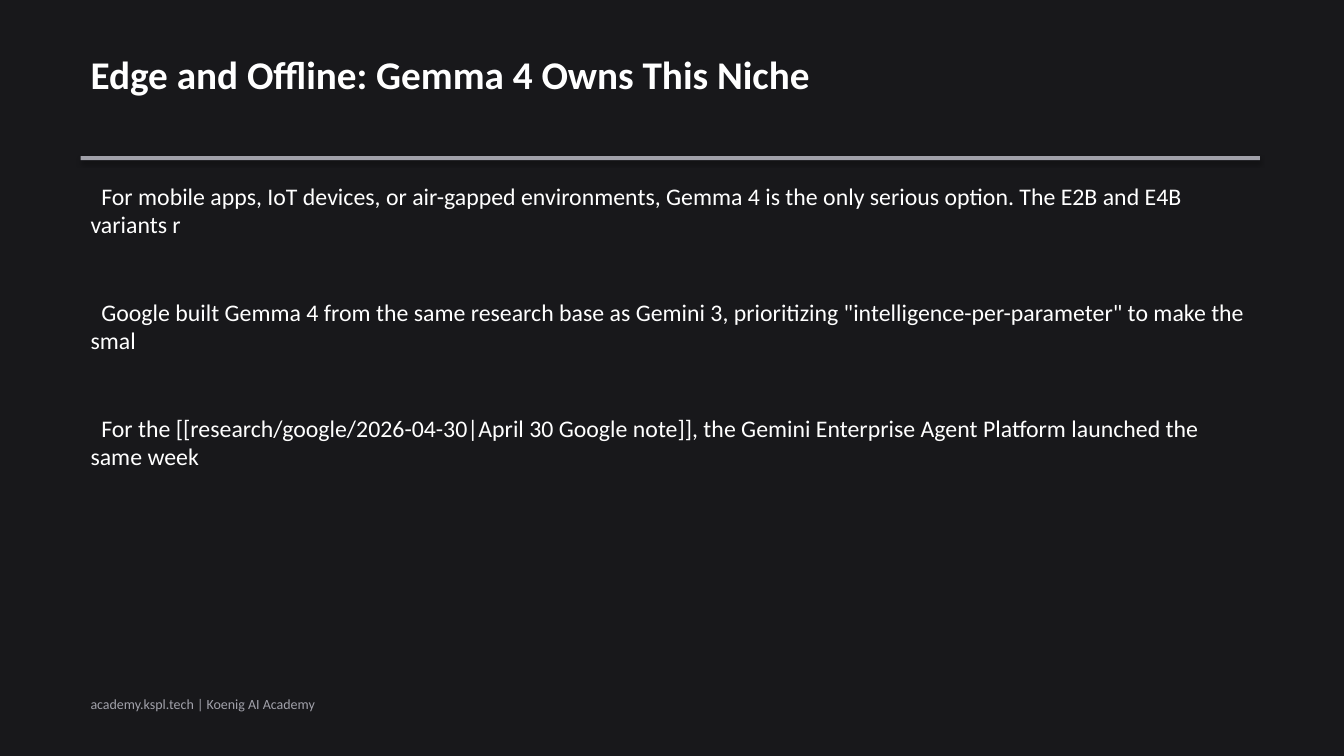
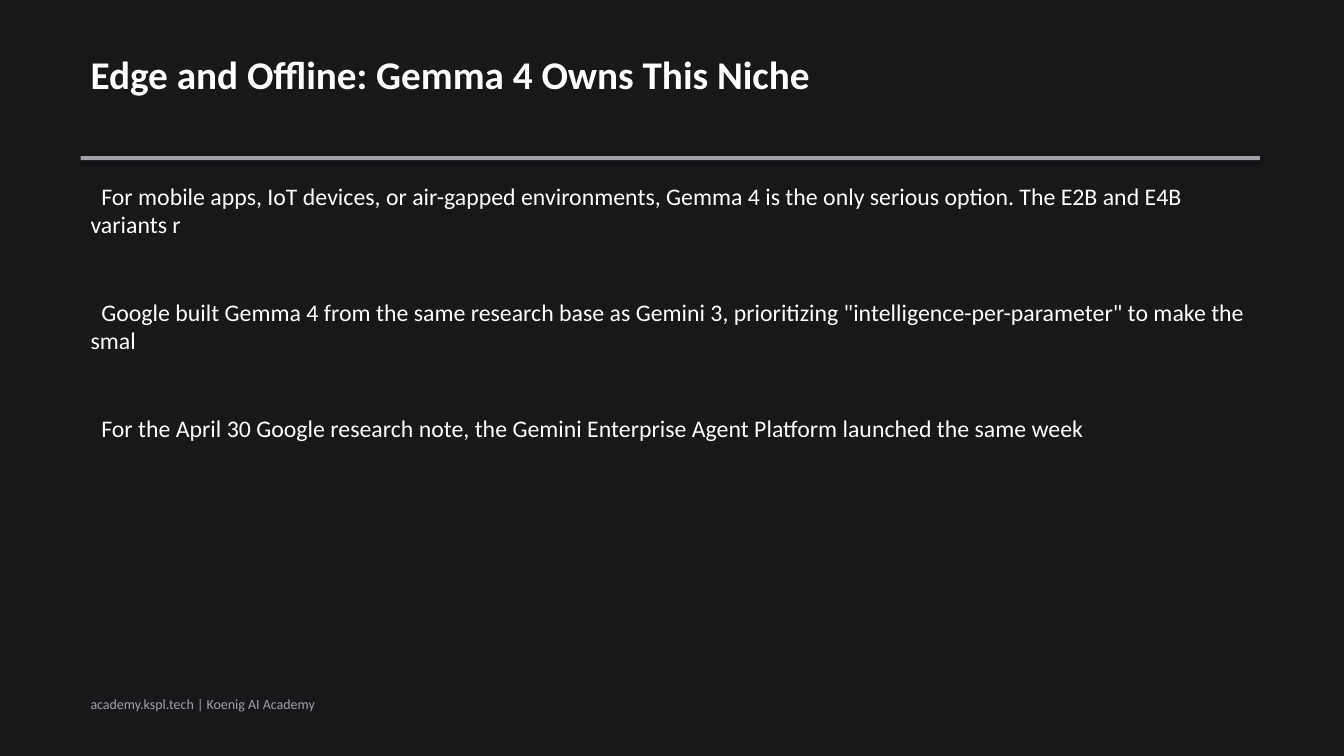
Before and after one commit to Koenig-Solutions-Private-Limited/koenig-ai-org, a slide deck: slide 3 of vault/blogs/gemma-4-vs-llama-4-vs-qwen-3-5/slides.pptx. Drawn at 1344x756 pixels with LibreOffice and Linux fonts; fonts in the diff are those of the drawing. Boxes give left, top, right and bottom in pixels: in the first picture for what was removed or moved away, otherwise in the second. Text is boxed around its words. In the diff, an @@ line names an element or a change of style, - is before the commit and + after.

```diff
--- a/vault/blogs/gemma-4-vs-llama-4-vs-qwen-3-5/slides.pptx
+++ b/vault/blogs/gemma-4-vs-llama-4-vs-qwen-3-5/slides.pptx
@@ text at (101, 420, 1083, 441): text changed @@
-For the [[research/google/2026-04-30|April 30 Google note]], the Gemini Enterprise Agent Platform launched the same week
+For the April 30 Google research note, the Gemini Enterprise Agent Platform launched the same week
```
